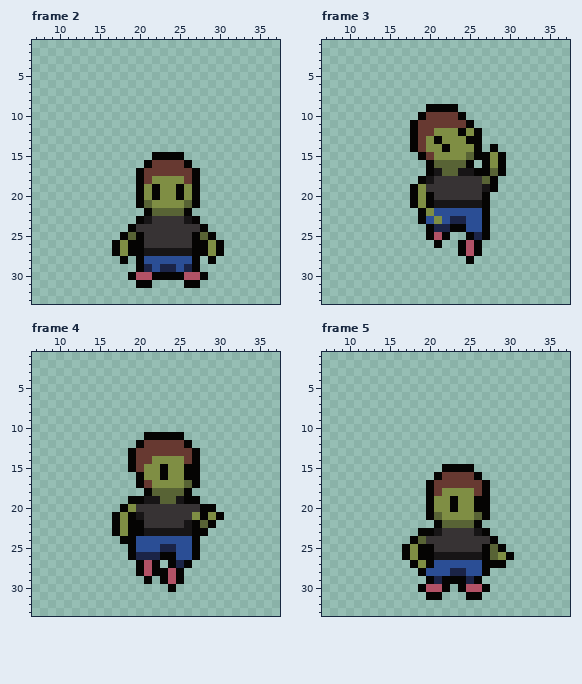
File history of a pixel-art file, art/characters/playerF.aseprite. Above, as it was before the edit.
48x48 pixels, 105 frames. Shown: frame 2: x 7..37, y 1..33; frame 3: x 7..37, y 1..33; frame 4: x 7..37, y 1..33; frame 5: x 7..37, y 1..33. The commit also changed other frames, which this record leaves out.
The result:
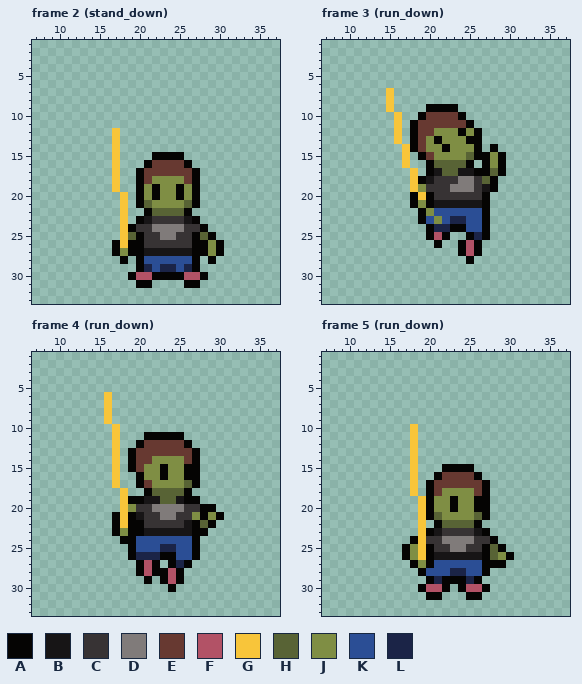
Palette (. is transparent): A #050403  B #171516  C #373334  D #807b7a  E #673931  F #b25266  G #f8c53a  H #586335  J #7f8e44  K #2b4e95  L #1b2447
Changes in this commit:
layer "Layer 2" now shown
Frame 2 (stand_down), layer "Layer 2":
y 12..19: x 17 . -> G
y 20..23: x 18 . -> G
y 24: x 18 . -> G; x 22..25 CCCC -> DDDD
y 25: x 18 A -> G; x 23..24 CC -> DD
y 26: x 18 J -> G
Frame 3 (run_down), layer "Layer 2":
y 7..9: x 15 . -> G
y 10..13: x 16 . -> G
y 14..16: x 17 . -> G
y 17: x 18 . -> G
y 18: x 18 . -> G; x 24..25 CC -> DD
y 19: x 18 A -> G; x 23..25 CCC -> DDD
y 20: x 19 J -> G
Frame 4 (run_down), layer "Layer 2":
y 6..9: x 16 . -> G
y 10..17: x 17 . -> G
y 18..19: x 18 . -> G
y 20: x 18 A -> G; x 22..25 CCCC -> DDDD
y 21: x 18 J -> G; x 23..24 CC -> DD
y 22: x 18 J -> G
Frame 5 (run_down), layer "Layer 2":
y 10..18: x 18 . -> G
y 19..22: x 19 . -> G
y 23: x 19 A -> G
y 24: x 19 H -> G; x 22..25 CCCC -> DDDD
y 25: x 19 A -> G; x 23..24 CC -> DD
y 26: x 19 A -> G
